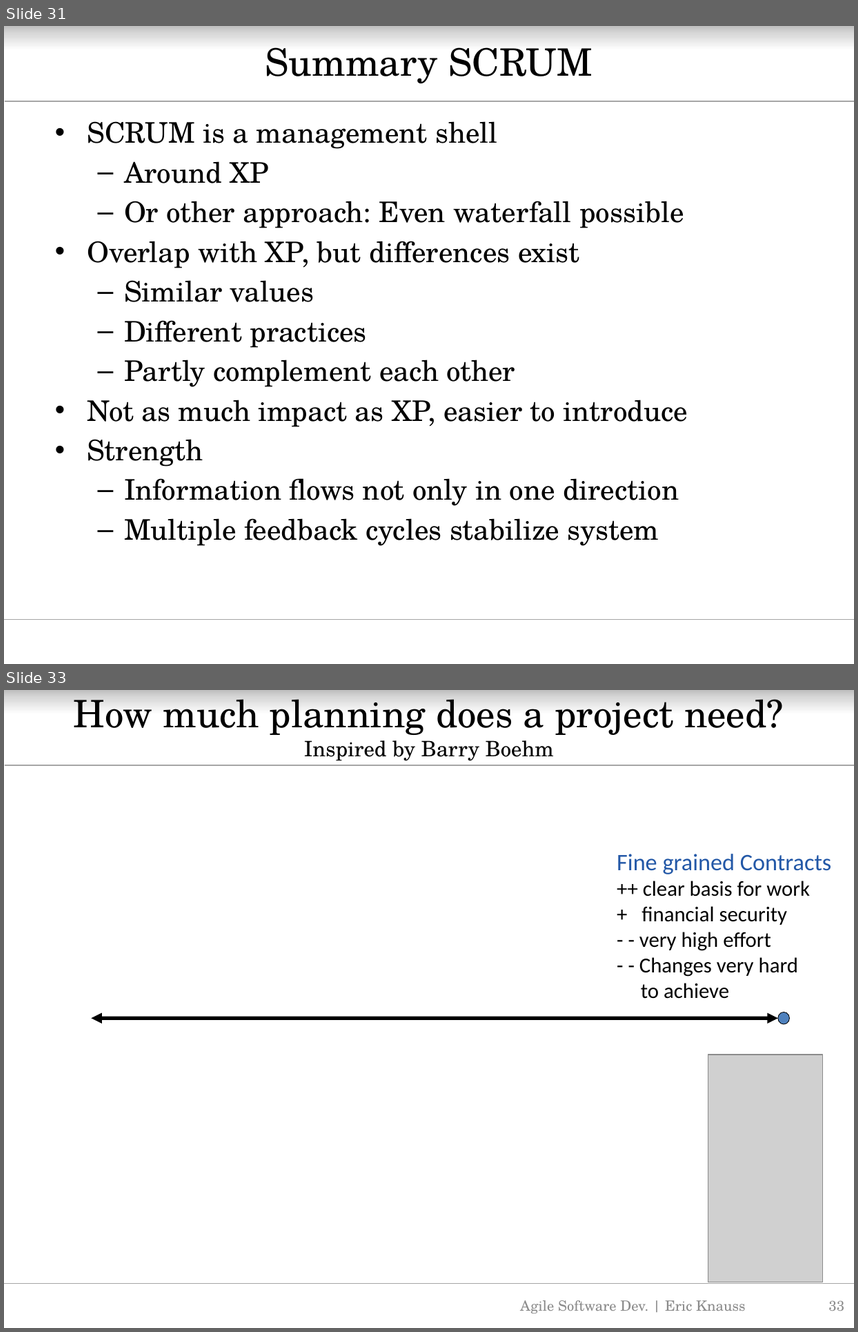
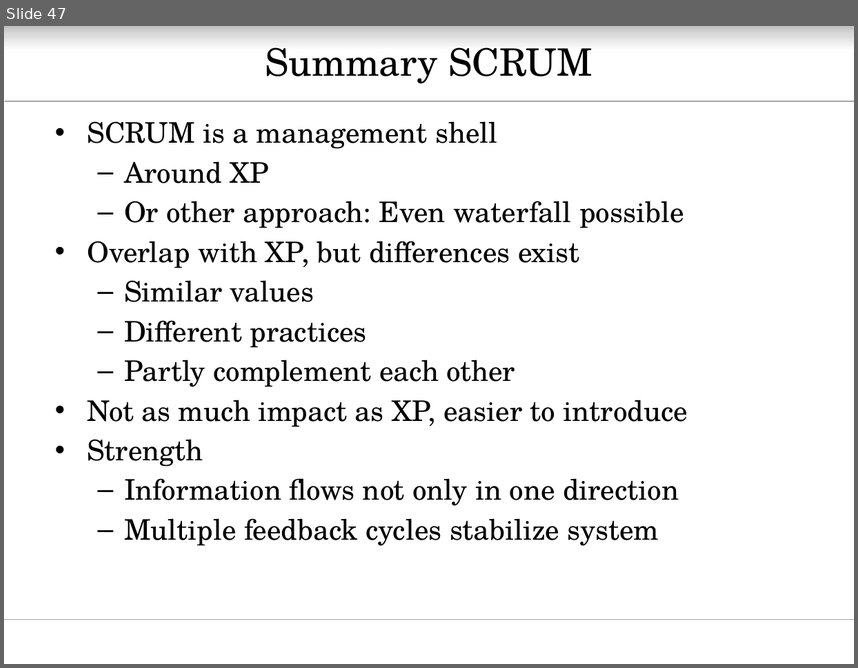
Before and after one commit to oerich/EDA397, a slide deck: Slides/src/agile-dev-processes-3-crash-course-v01.pptx. Shown one above the other, each under a label of ours: slides 31 and 33 before the commit, slide 47 after it; the slides between them are not shown. The pictures are 858x1332 and 858x668 pixels, drawn with LibreOffice and Linux fonts; fonts in the diff are those of the drawing; grey boxes stand for pictures; background and template pictures are left out. Boxes give left, top, right and bottom in pixels: in the first picture for what was removed or moved away, otherwise in the second. Text is boxed around its words. In the diff, an @@ line names an element or a change of style, - is before the commit and + after.

```diff
--- a/Slides/src/agile-dev-processes-3-crash-course-v01.pptx
+++ b/Slides/src/agile-dev-processes-3-crash-course-v01.pptx
@@ slide 33 removed at (4,690,854,1328), background #FFFFFF; not listed: 3 template elements that a slide beside it also shows @@
@@ title removed at (74,690,784,761) @@
-How much planning does a project need?
-Inspired by Barry Boehm
@@ text removed at (617,854,831,998) @@
-Fine grained Contracts
-++ clear basis for work
-+ financial security
-- - very high effort
-- - Changes very hard
-to achieve
@@ double arrow removed from (92, 1018) to (778, 1018) @@
@@ ellipse removed at (778,1012,791,1024) @@
@@ picture removed at (708,1055,822,1283) @@
@@ text removed at (520,1300,745,1313) @@
-Agile Software Dev. | Eric Knauss
@@ page number removed at (829,1300,844,1310) @@
-33
@@ what was slide 31 is now slide 47 @@
```
Also in this commit, not shown: 6 slides changed, 17 slides added, 6 other slides removed, 1 other file.
